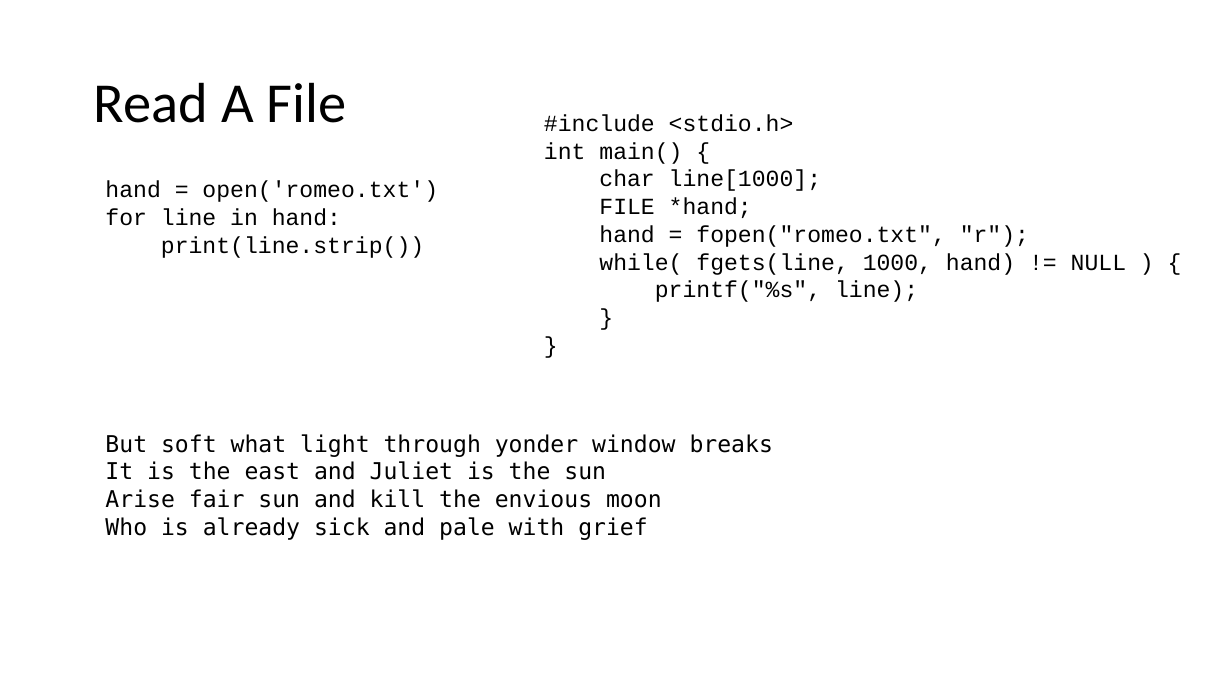
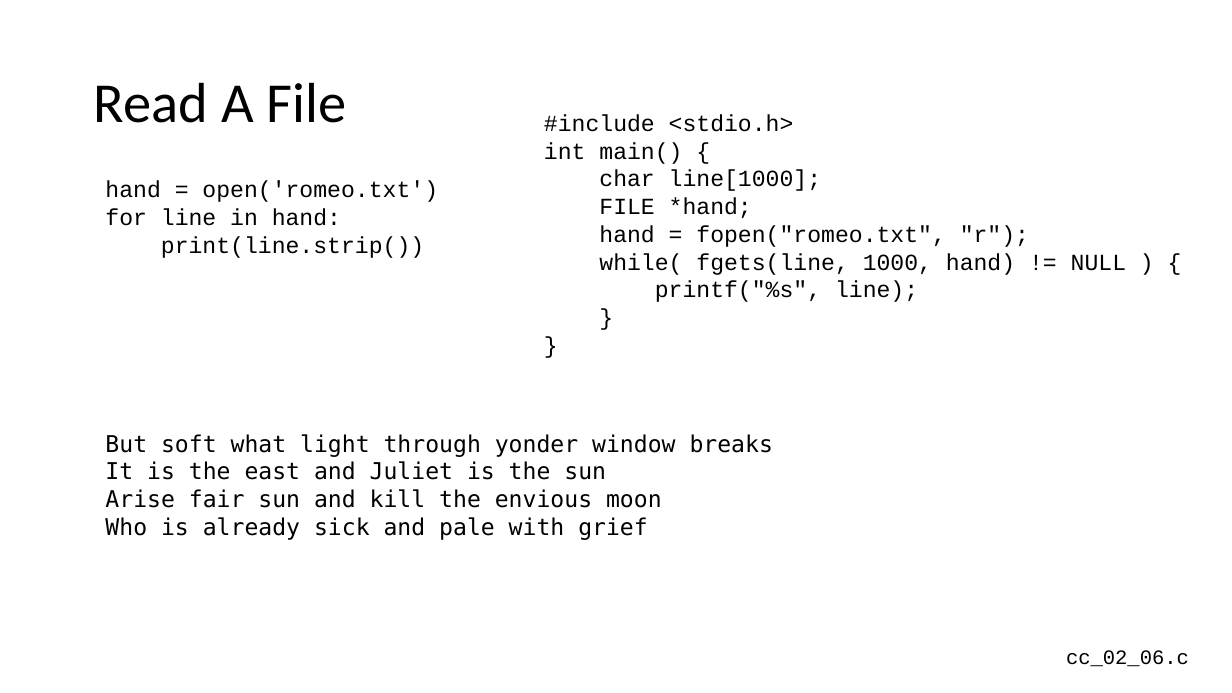
Before and after one commit to csev/cc4e, a slide deck: slide 12 of lectures/CC-02-Python.pptx. Drawn at 1232x693 pixels with LibreOffice and Linux fonts; fonts in the diff are those of the drawing. Boxes give left, top, right and bottom in pixels: in the first picture for what was removed or moved away, otherwise in the second. Text is boxed around its words. In the diff, an @@ line names an element or a change of style, - is before the commit and + after.

```diff
--- a/lectures/CC-02-Python.pptx
+++ b/lectures/CC-02-Python.pptx
@@ text added at (x1=1066, y1=650, x2=1189, y2=667), 16 pt, text #000000 @@
+cc_02_06.c
```
Also in this commit, not shown: 10 other slides changed, 1 slide added, 1 slide removed, 6 other files.
